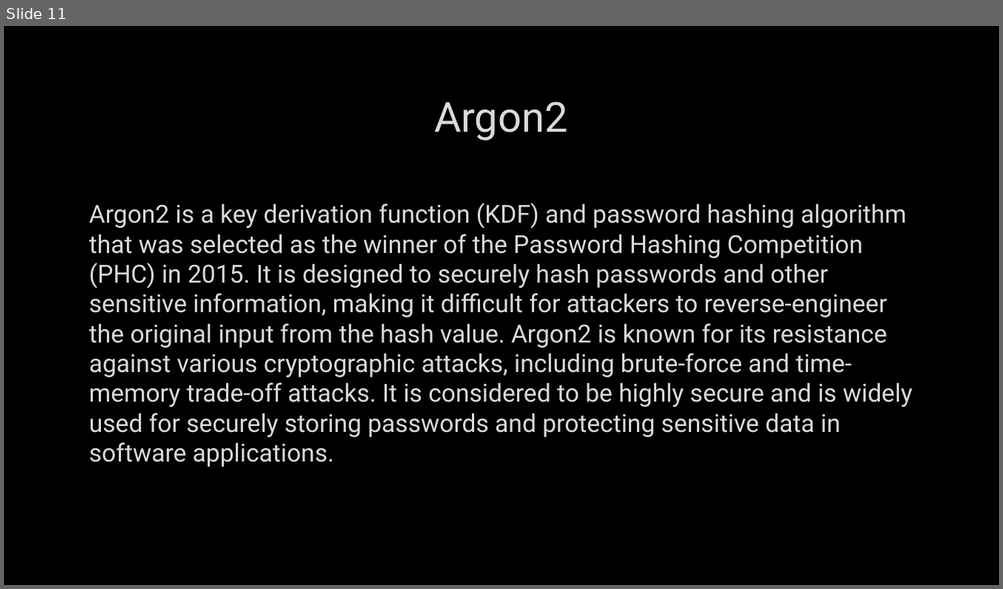
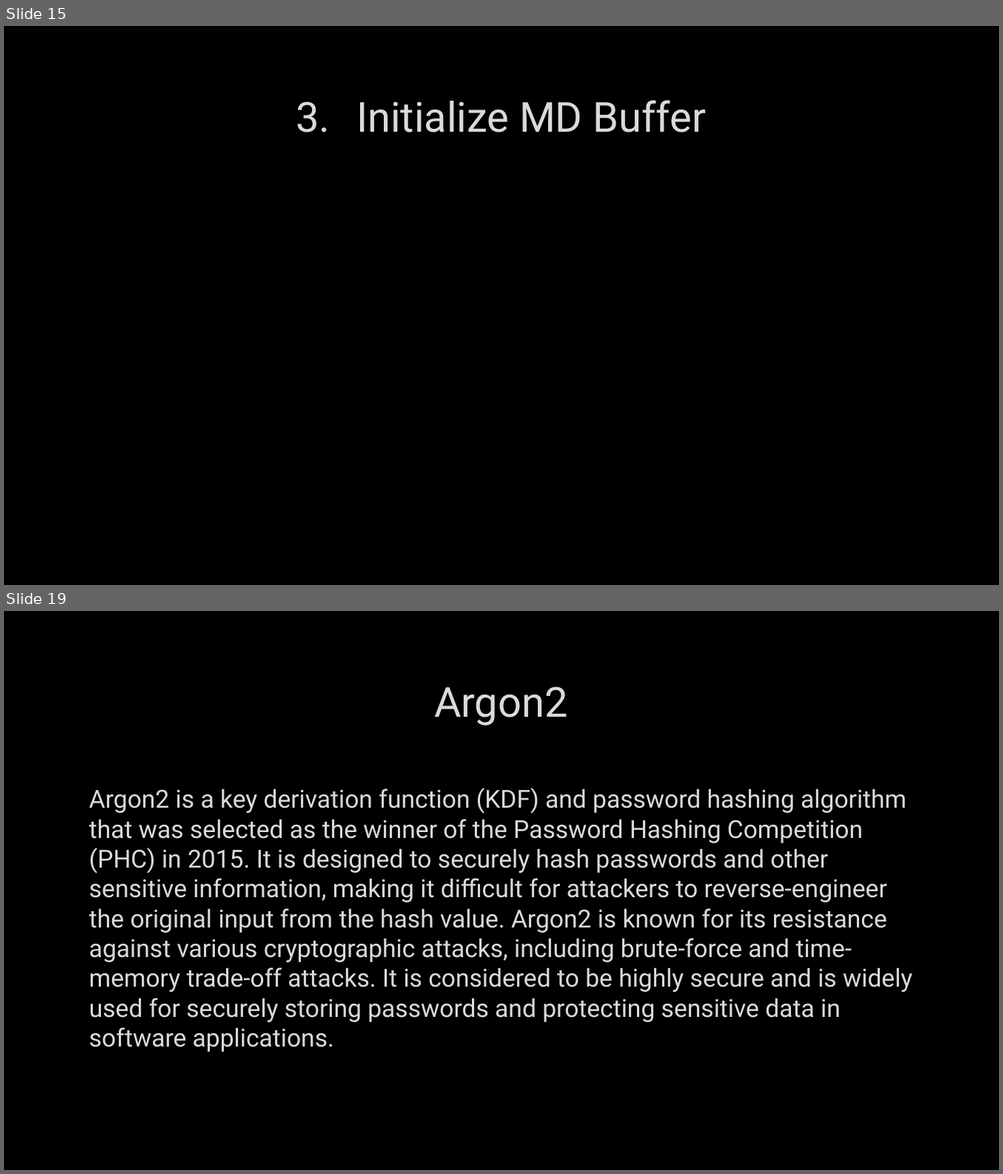
Before and after one commit to MohamedEmary/graduation-project, a slide deck: tasks/week-01/hashing.pptx. Shown one above the other, each under a label of ours: slide 11 before the commit, slides 15 and 19 after it; the slides between them are not shown. The pictures are 1003x589 and 1003x1174 pixels, drawn with LibreOffice and Linux fonts; fonts in the diff are those of the drawing; grey boxes stand for pictures; background and template pictures are left out. Boxes give left, top, right and bottom in pixels: in the first picture for what was removed or moved away, otherwise in the second. Text is boxed around its words. In the diff, an @@ line names an element or a change of style, - is before the commit and + after.

```diff
--- a/tasks/week-01/hashing.pptx
+++ b/tasks/week-01/hashing.pptx
@@ slide 15 added at [4,26,999,585], background picture (left out) @@
@@ title added at [356,100,706,133], 40 pt, text #DADADA @@
+3. Initialize MD Buffer
@@ what was slide 11 is now slide 19 @@
```
Also in this commit, not shown: 8 other slides added, 1 slide removed.
